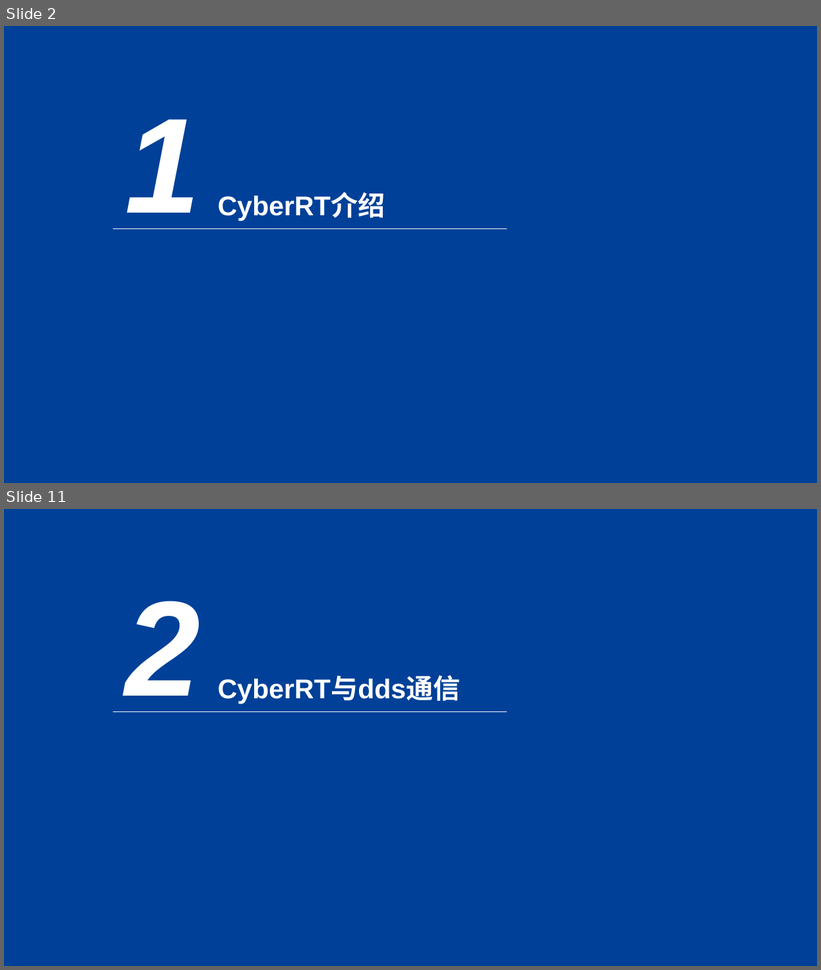
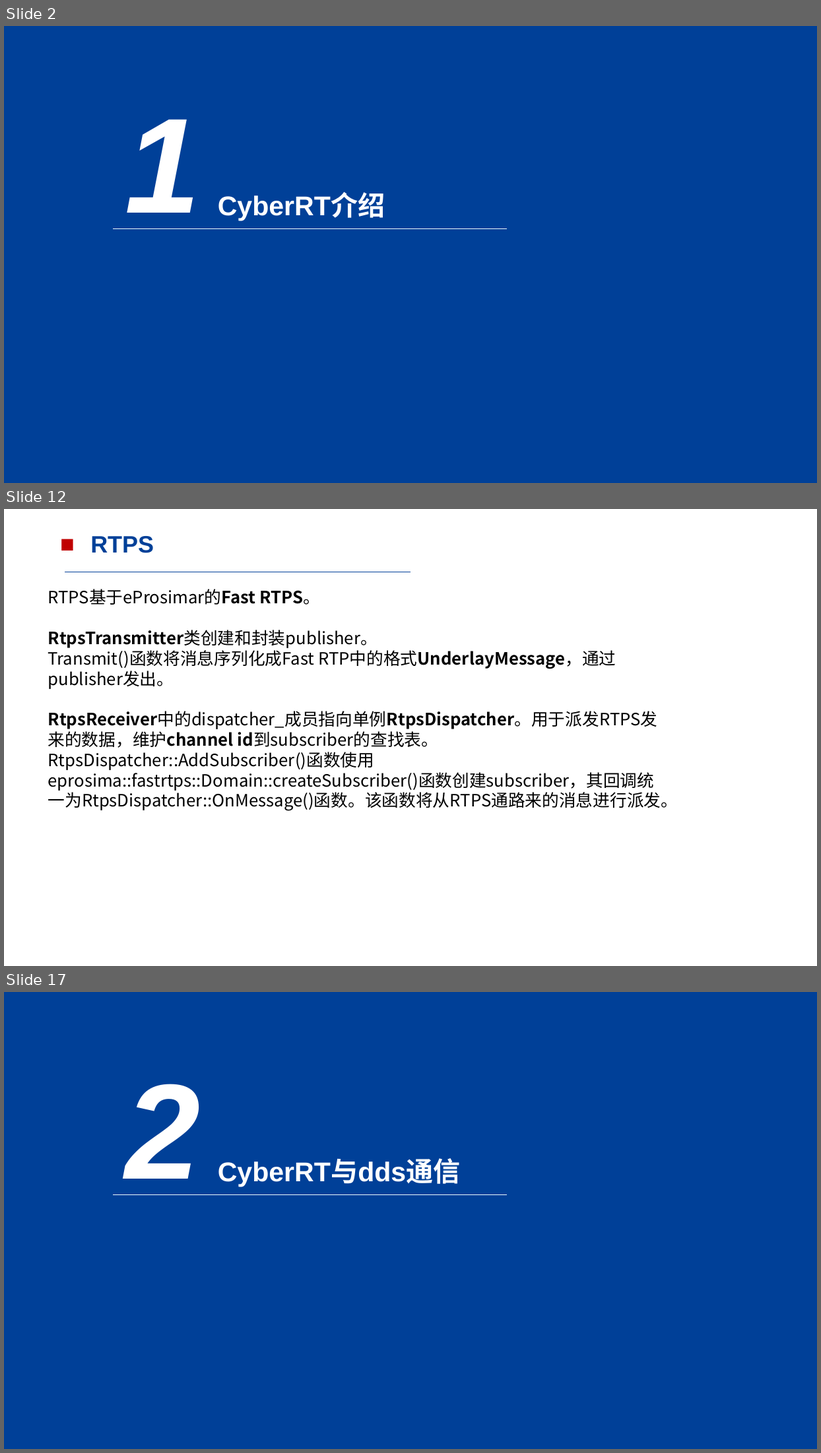
Before and after one commit to CXJ123-ai/-, a slide deck: CyberRT与cyclonedds通信.pptx. Shown one above the other, each under a label of ours: slides 2 and 11 before the commit, slides 2, 12 and 17 after it; the slides between them are not shown. The pictures are 821x970 and 821x1453 pixels, drawn with LibreOffice and Linux fonts; fonts in the diff are those of the drawing. Boxes give left, top, right and bottom in pixels: in the first picture for what was removed or moved away, otherwise in the second. Text is boxed around its words. In the diff, an @@ line names an element or a change of style, - is before the commit and + after.

```diff
--- a/CyberRT与cyclonedds通信.pptx
+++ b/CyberRT与cyclonedds通信.pptx
@@ slide 12 added at (4, 509, 817, 966), background #FFFFFF @@
@@ text added at (90, 536, 154, 553), 28 pt, text #004098, bold @@
+■ RTPS
@@ line added from (65, 572) to (411, 572), #C00000 0.75 pt @@
@@ text added at (48, 589, 679, 811), 20 pt, text #000000 @@
+RTPS基于eProsimar的Fast RTPS。
+RtpsTransmitter类创建和封装publisher。
+Transmit()函数将消息序列化成Fast RTP中的格式UnderlayMessage，通过publisher发出。
+RtpsReceiver中的dispatcher_成员指向单例RtpsDispatcher。用于派发RTPS发来的数据，维护channel id到subscriber的查找表。RtpsDispatcher::AddSubscriber()函数使用eprosima::fastrtps::Domain::createSubscriber()函数创建subscriber，其回调统一为RtpsDispatcher::OnMessage()函数。该函数将从RTPS通路来的消息进行派发。
@@ what was slide 11 is now slide 17 @@
```
Also in this commit, not shown: 16 slides changed, 8 other slides added, 1 slide removed.
